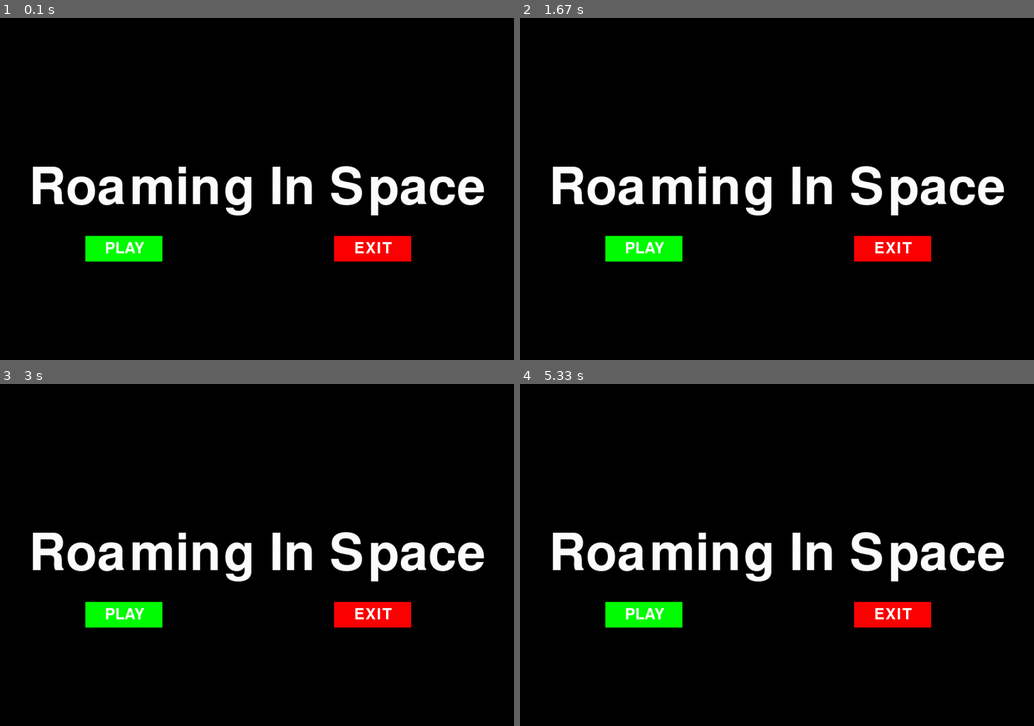
Above: before the commit, frames 1-4 (two rows, left to right).
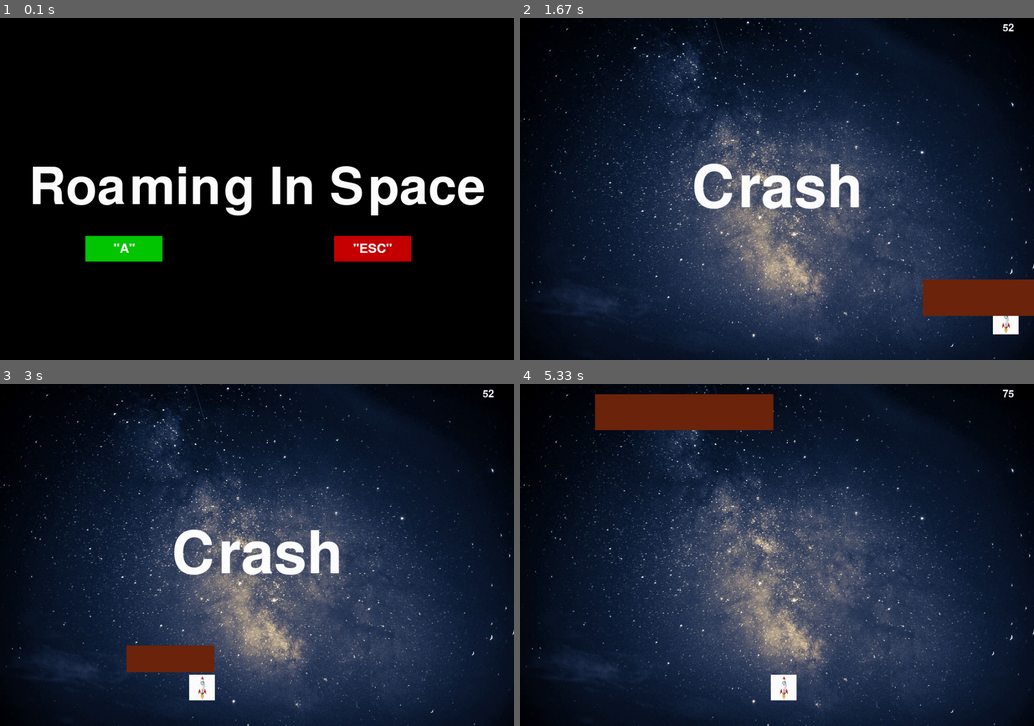
Above: after the commit, the same moments.

Repository: K-Pat/PygameProject
Game: pygame game, started from main.py
The game is run twice, just before and just after one commit, with the same random seed, the same clock (stepped at 60 frames per second) and the same inputs.
Inputs:
- Up to frame 1 (0.1 s): no input
- Up to frame 2 (1.67 s): tap A at 0.33 s; hold D 0.67-1.13 s
- Up to frame 3 (3 s): hold A 1.67-2.2 s; hold A 2.23-2.63 s; hold D from 2.67 s (still down)
- Up to frame 4 (5.33 s): release D at 3.3 s; hold A 3.83-4.3 s; hold D 4.33-4.8 s; hold A from 4.83 s (still down)

The runs differ from the first frame. In frame 1, 2.2% of the frame differs, in the area x 16-80%, y 63-72%; in frame 2, 84%; in frame 3, 84%; in frame 4, 86%, in the area x 0-100%, y 0-100%.

Commit message:
Start Menu Integration
The game loop is fully self sustaining and the game is completely playable. Far from done however, Optimization is no where close to done. Game lags a lot sometimes. Start menu MOUSE position reading does not read. Score saving even after game is done is next on the list. Start menu is horribly written. Should be completely rewritten in the future.

Diff:
--- a/main.py
+++ b/main.py
@@ -62,12 +62,12 @@
 
 RANDOM_X = random.randint(20, 980)
 
-def start_menu():
+def start_menu(Display):
     running = True
     screen.fill((0,0,0))
     largeText = pygame.font.Font('freesansbold.ttf',100)
-    smallText = pygame.font.Font('freesansbold.ttf',30)
-    TextSurf, TextRect = text_objects("Roaming In Space", largeText)
+    smallText = pygame.font.Font('freesansbold.ttf',25)
+    TextSurf, TextRect = text_objects(Display, largeText)
     TextRect.center = ((SCREEN_WIDTH/2),(SCREEN_HEIGHT/2))
     screen.blit(TextSurf, TextRect)
     button_no = pygame.Surface((150,50))
@@ -75,27 +75,42 @@
     button_yes = pygame.Surface((150,50))
     button_yes.fill((255,0,0))
 
-    TextSurf_button1, TextRect_button1 = text_objects("PLAY", smallText)
+    TextSurf_button1, TextRect_button1 = text_objects('"A"', smallText)
     TextRect_button1.center = ((SCREEN_WIDTH/2),(SCREEN_HEIGHT/2))
     TextRect_button1.center = ((SCREEN_HEIGHT/4+75,SCREEN_WIDTH/4+175+25))
 
 
-    TextSurf_button2, TextRect_button2 = text_objects("EXIT", smallText)
+    TextSurf_button2, TextRect_button2 = text_objects('"ESC"', smallText)
     TextRect_button2.center = ((SCREEN_WIDTH/2),(SCREEN_HEIGHT/2))
     TextRect_button2.center = ((650+75,SCREEN_WIDTH/4+175+25))
     button_yes.fill((255,0,0))
     button_no.fill((0,255,0))
+
+    button_yes_collide = pygame.Rect((SCREEN_HEIGHT/4,SCREEN_WIDTH/4+175), (150,50))
+    pygame.draw.rect(screen, (0,200,0), (SCREEN_HEIGHT/4,SCREEN_WIDTH/4+175, 150, 50))
+    pygame.draw.rect(screen, (200,0,0), ((650),((SCREEN_WIDTH/4)+175), 150, 50))
+
     while running:
-        screen.blit(button_no, (SCREEN_HEIGHT/4,SCREEN_WIDTH/4+175))
-        screen.blit(button_yes, (((650),((SCREEN_WIDTH/4)+175))))
+        #screen.blit(button_no, (SCREEN_HEIGHT/4,SCREEN_WIDTH/4+175))
+        #screen.blit(button_yes, (((650),((SCREEN_WIDTH/4)+175))))
         screen.blit(TextSurf_button1, TextRect_button1)
         screen.blit(TextSurf_button2, TextRect_button2)
         for event in pygame.event.get():
             if event.type == pygame.QUIT:
                 pygame.quit()
                 quit()
-
-
+            if event.type == pygame.KEYDOWN:
+                if event.key == K_a:
+                    pygame.draw.rect(screen, (0,255,0), (SCREEN_HEIGHT/4,SCREEN_WIDTH/4+175, 150, 50))
+                if event.key == K_ESCAPE:
+                    pygame.draw.rect(screen, (255,0,0), ((650),((SCREEN_WIDTH/4)+175), 150, 50))
+            if event.type == pygame.KEYUP:
+                if event.key == K_a:
+                    pygame.draw.rect(screen, (0,200,0), (SCREEN_HEIGHT/4,SCREEN_WIDTH/4+175, 150, 50))
+                    game_loop(True)
+                if event.key==K_ESCAPE:
+                    pygame.quit()
+                    quit()
         pygame.display.update()
         clock.tick(15)
 
@@ -193,19 +208,19 @@
             if x > RANDOM_X and x < RANDOM_X+meteor_width or x+50 > RANDOM_X and x + 50 < RANDOM_X+meteor_width:
                 m =0
                 x = 0
-                time.sleep(0.5)
+                #time.sleep(0.5)
                 message_display("Crash")
                 time.sleep(1)
                 score = 0
                 RANDOM_X = random.randint(20,700)
                 meteor_width = random.randint(80, 350)
-                message_display("Play Again?")
+                start_menu("Play Again?")
                 meteor_height = random.randint(30,75)
 
 
         pygame.display.update()
         score+=1
+        print(pos)
         clock.tick(75)
 
-start_menu()
-game_loop(running)
+start_menu("Roaming In Space")
